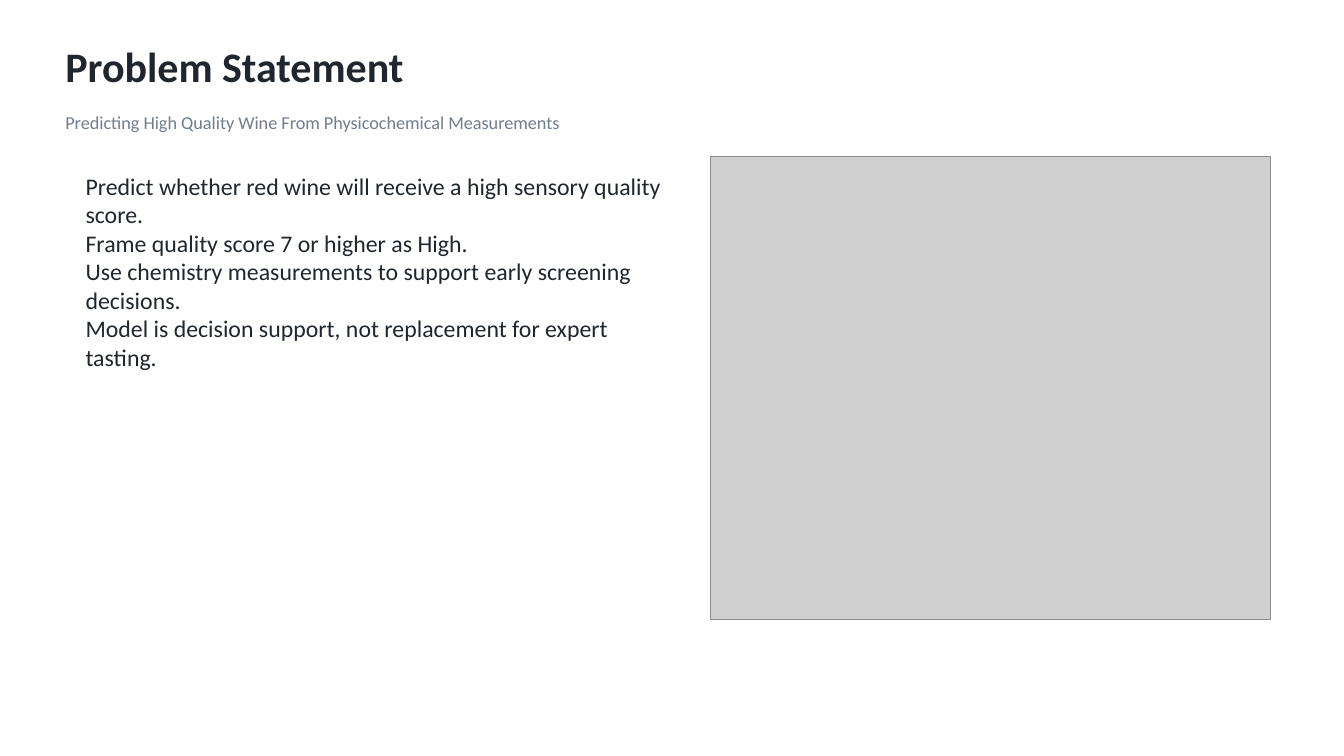
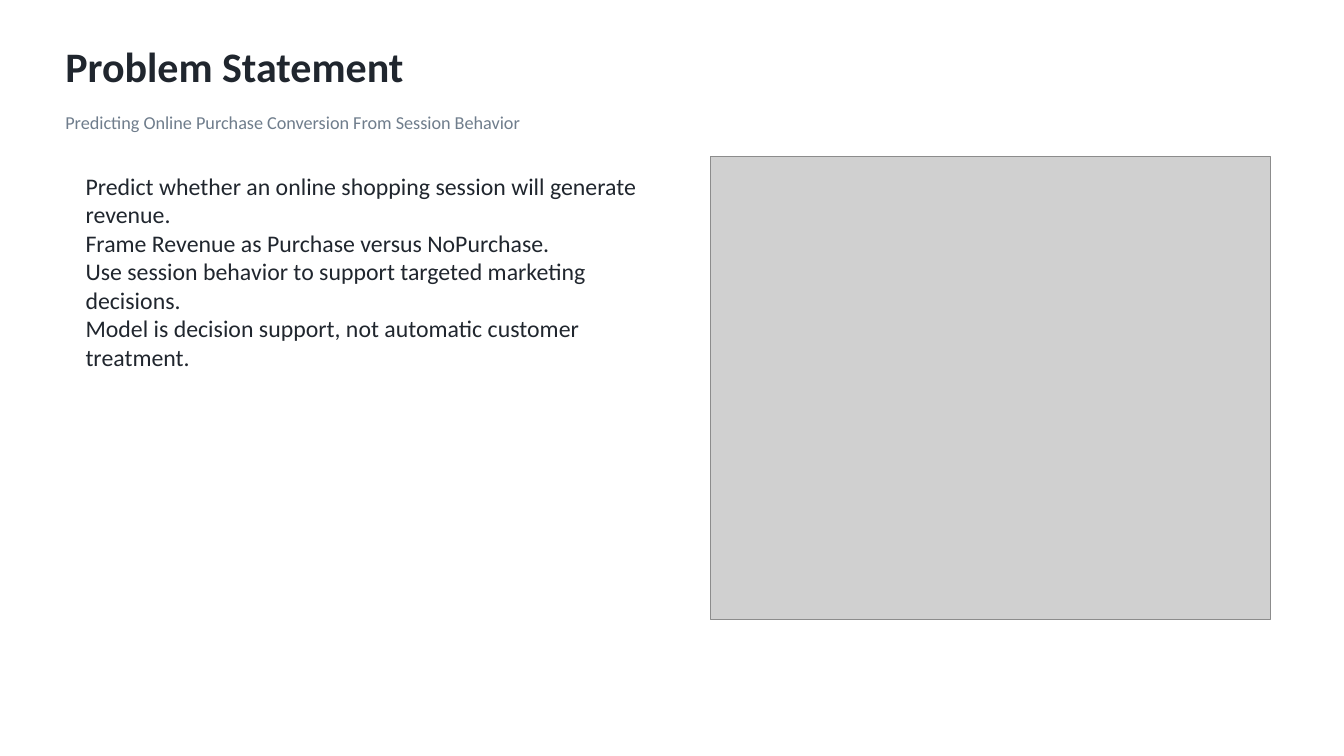
Before and after one commit to nikitarogers333/ads-predictive-modeling-final, a slide deck: slide 1 of Video_Presentation_Slides-Team1.pptx. Drawn at 1344x756 pixels with LibreOffice and Linux fonts; fonts in the diff are those of the drawing; grey boxes stand for pictures. Boxes give left, top, right and bottom in pixels: in the first picture for what was removed or moved away, otherwise in the second. Text is boxed around its words. In the diff, an @@ line names an element or a change of style, - is before the commit and + after.

Commit message:
Replace wine dataset with online shoppers conversion project

```diff
--- a/Video_Presentation_Slides-Team1.pptx
+++ b/Video_Presentation_Slides-Team1.pptx
@@ text at box(65, 116, 520, 132): text changed @@
-Predicting High Quality Wine From Physicochemical Measurements
+Predicting Online Purchase Conversion From Session Behavior
@@ text at box(86, 178, 636, 366): text changed @@
-Predict whether red wine will receive a high sensory quality score.
-Frame quality score 7 or higher as High.
-Use chemistry measurements to support early screening decisions.
-Model is decision support, not replacement for expert tasting.
+Predict whether an online shopping session will generate revenue.
+Frame Revenue as Purchase versus NoPurchase.
+Use session behavior to support targeted marketing decisions.
+Model is decision support, not automatic customer treatment.
```
Also in this commit, not shown: 13 other slides changed, 38 other files.
